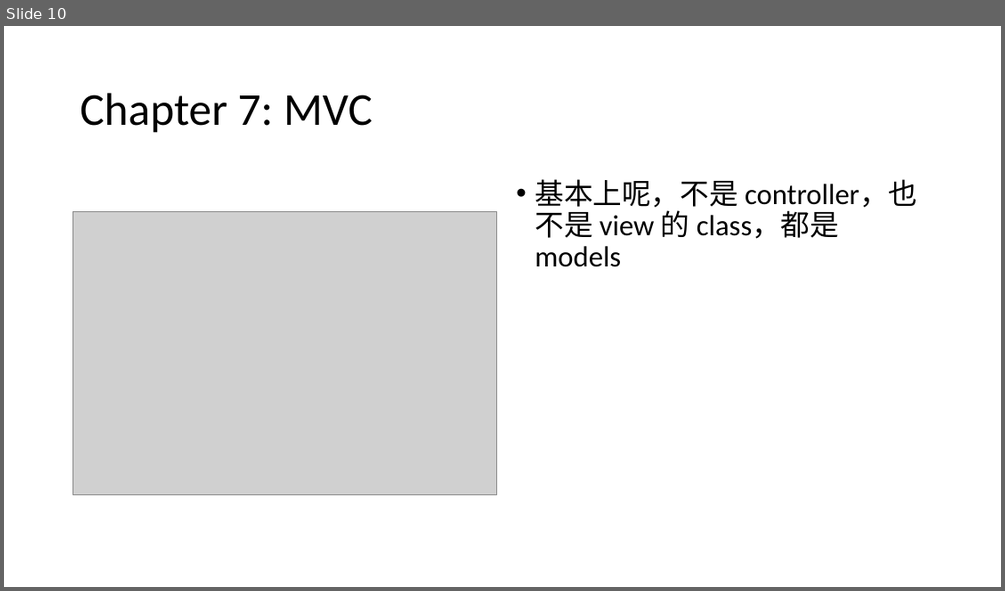
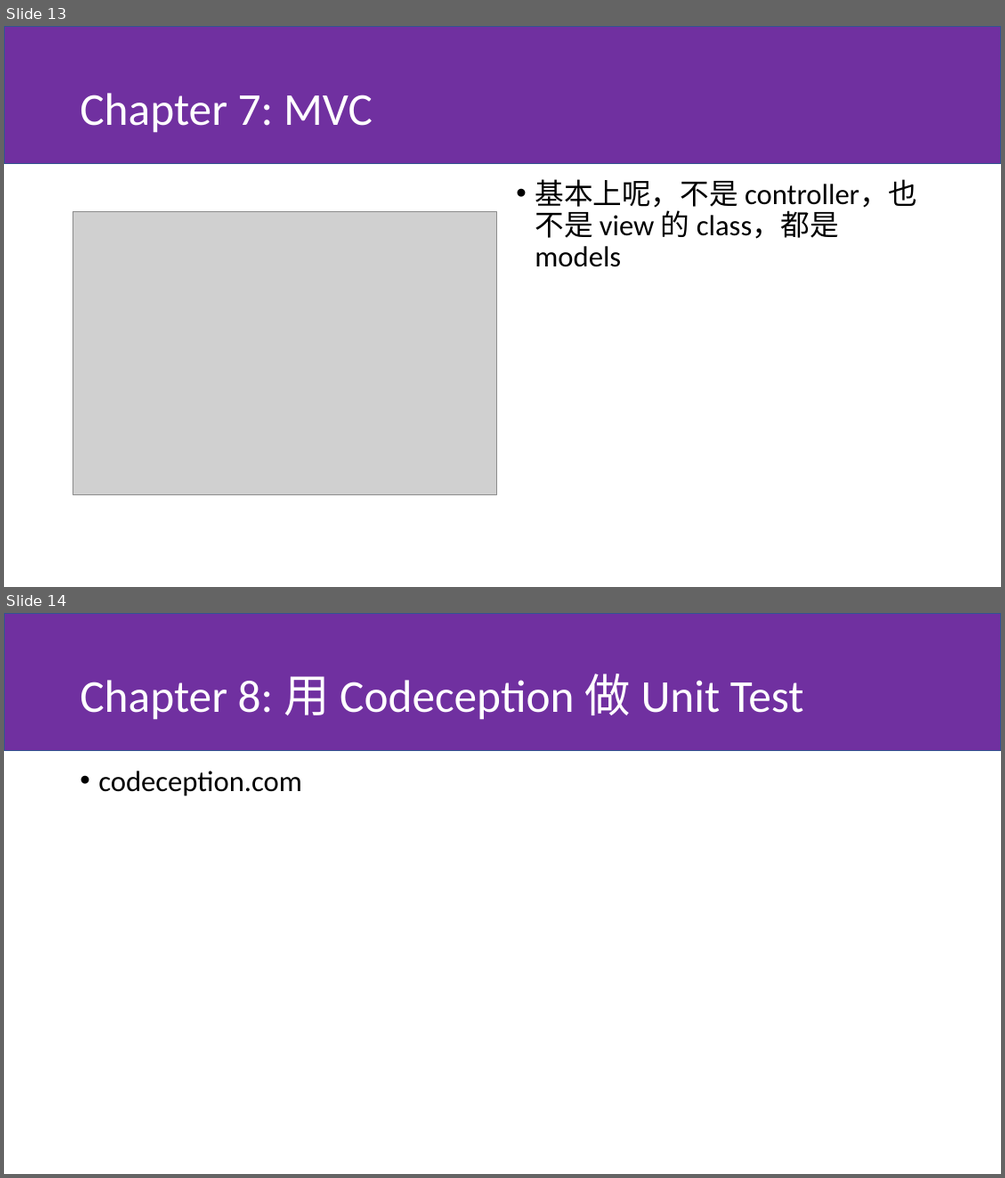
Before and after one commit to huiyang/php-lesson, a slide deck: slide.pptx. Shown one above the other, each under a label of ours: slide 10 before the commit, slides 13 and 14 after it. The pictures are 1005x591 and 1005x1178 pixels, drawn with LibreOffice and Linux fonts; fonts in the diff are those of the drawing; grey boxes stand for pictures. Boxes give left, top, right and bottom in pixels: in the first picture for what was removed or moved away, otherwise in the second. Text is boxed around its words. In the diff, an @@ line names an element or a change of style, - is before the commit and + after.

```diff
--- a/slide.pptx
+++ b/slide.pptx
@@ slide 14 added at (4, 613, 1001, 1174), background #FFFFFF; not listed: 1 template element that a slide beside it also shows @@
@@ title added at (80, 674, 804, 720), 44 pt, text #FFFFFF @@
+Chapter 8: 用 Codeception 做 Unit Test
@@ text added at (98, 771, 302, 796), 28 pt, text #000000 @@
+• codeception.com
@@ what was slide 10 is now slide 13 @@
@@ slide 13 changed as well @@
@@ rectangle added at (4, 26, 1001, 164), fill #7030A0, outline #325491 1 pt @@
@@ title "Chapter 7: MVC" at (80, 93, 372, 133): text colour #000000 to #FFFFFF @@
```
Also in this commit, not shown: 9 other slides changed, 4 other slides added, 1 slide removed, 6 other files.
